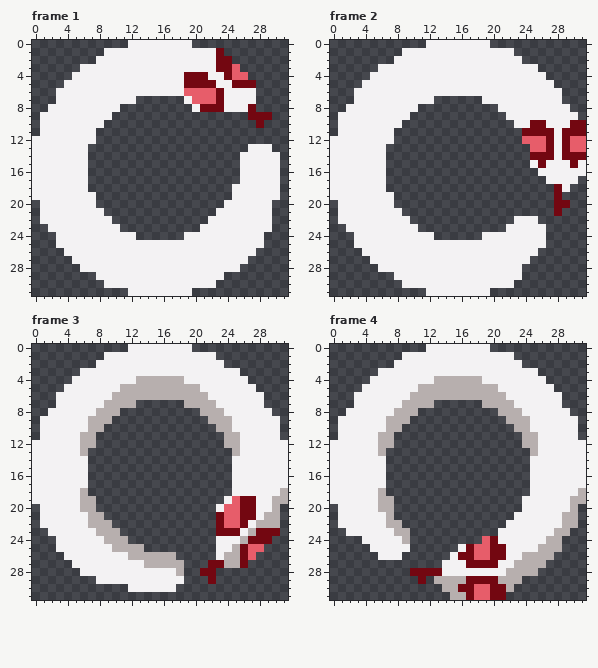
File history of a pixel-art file, cursors/iguro_obanai_set/source_files/loading_iguro.aseprite. The first picture shows the starting point.
32x32 pixels, 8 frames. Shown: frame 1, frame 2, frame 3, frame 4. The commit also changed other frames, which this record leaves out.
After:
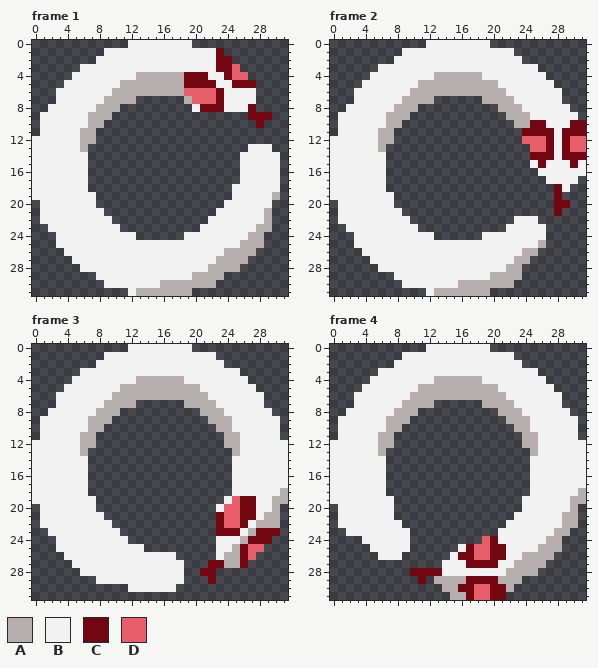
Palette (. is transparent): A #b7afae  B #f3f2f3  C #730711  D #e75d6a
Commit: Finish shading loading cursor Finish shading for the Iguro Obanai loading cursor
From old to new:
Frame 1, layer "Shadow":
Colour A replaces colour B in row 4 at x 13 to 18; in row 5 at x 11 to 18; in row 6 at x 10 to 18; in row 7 at x 9 to 12 and 19; in row 8 at x 8 to 10; in row 9 at x 7 to 9.
Colour A replaces colour B in row 10 at x 7 to 8; in rows 11 to 12 at x 6 to 7; in row 13 at x 6; in row 19 at x 30; in rows 21 to 22 at x 29; in row 23 at x 28 to 29.
Colour A replaces colour B in row 24 at x 27 to 28; in row 25 at x 26 to 28; in row 26 at x 24 to 27; in row 27 at x 23 to 26; in row 28 at x 22 to 25; in row 29 at x 20 to 23.
Colour A replaces colour B in row 30 at x 16 to 22; in row 31 at x 13 to 19.
Frame 2, layer "Shadow":
Colour A replaces colour B in row 4 at x 13 to 18; in row 5 at x 11 to 20; in row 6 at x 10 to 21; in row 7 at x 9 to 12 and 19 to 22; in row 8 at x 8 to 10 and 21 to 23; in row 9 at x 7 to 9 and 22 to 24.
Colour A replaces colour B in row 10 at x 7 to 8 and 23 to 24; in rows 11 to 12 at x 6 to 7; in row 13 at x 6; in row 25 at x 26; in row 26 at x 24 to 25; in row 27 at x 23 to 24.
Colour A replaces colour B in row 28 at x 22 to 23; in row 29 at x 20 to 23; in row 30 at x 16 to 22; in row 31 at x 13 to 19.
Frame 3, layer "Shadow":
Colour B replaces colour A in row 18 at x 6; in rows 19 to 20 at x 6 to 7; in row 21 at x 7 to 8; in row 22 at x 7 to 9; in row 23 at x 8 to 10; in row 24 at x 9 to 11.
Colour B replaces colour A in row 25 at x 10 to 13; in row 26 at x 12 to 17; in row 27 at x 14 to 18; in row 28 at x 18.
Frame 4, layer "Shadow":
Colour B replaces colour A in row 18 at x 6; in rows 19 to 20 at x 6 to 7; in row 21 at x 7; in row 22 at x 7 to 8; in row 23 at x 8 to 9; in row 24 at x 9.
